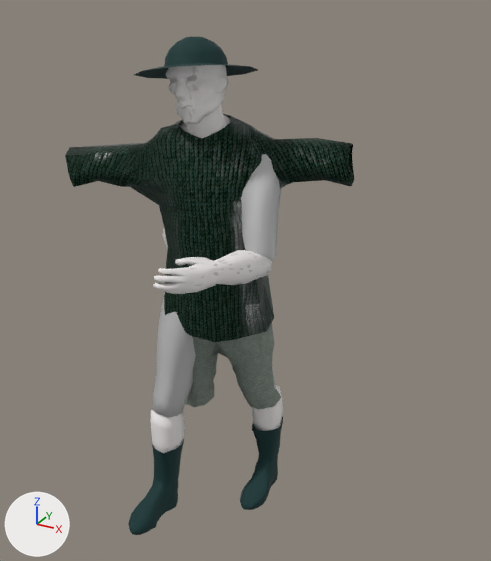
The FBX model Assets/Models/Male_Villager_4/Male_Villager_4.fbx, before and after one commit.
Camera for both pictures: a 50 mm lens placed at (1.32, -2.15, 2.12), pointed at (0.14, -0.01, 1.05). Arrows for +X, +Y and +Z are at lower left; the lights stay in place.

Objects in the first picture: 'Male_Villager4_Hat', 'Male_Villager4_Head', 'Male_Villager4_Left_Leg_Part_1', 'Male_Villager4_Pants', 'Male_Villager4_Right_Arm_Part_1', 'Male_Villager4_Right_Arm_Part_2', 'Male_Villager4_Shirt', 'Male_Villager4_Torso', 'Villager4_Left_Boot', 'Villager4_Left_Leg_Part_2', 'Villager4_Right_Boot', 'Villager4_Right_Leg_Part_2'.
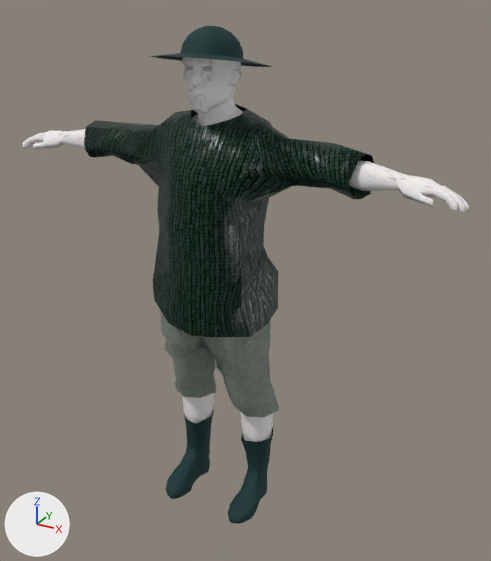
Not drawn themselves, but carrying or shaping drawn objects: ob_right_arm, ob_left_leg_part_2, ob_left_arm_part_2, ob_left_leg, ob_right_leg, ob_right_arm_part_2, ob_head, ob_left_arm, ob_torso, ob_right_leg_part_2.

Pixel boxes [x1, y1, x2, y2] of what changed, in the pictures (491 x 561 px):
'Male_Villager4_Shirt', rescaled, moved, turned
    before: [65, 114, 354, 342]
    after: [84, 104, 374, 337]
'Male_Villager4_Pants', rescaled, moved, turned
    before: [185, 323, 281, 410]
    after: [160, 310, 279, 417]
'Male_Villager4_Right_Arm_Part_2', moved, turned
    before: [153, 250, 272, 294]
    after: [349, 161, 469, 213]
'Villager4_Left_Boot', moved, turned
    before: [128, 439, 184, 535]
    after: [166, 409, 214, 499]
'Male_Villager4_Head', moved, turned
    before: [166, 65, 228, 125]
    after: [181, 57, 242, 113]
'Male_Villager4_Left_Leg_Part_1', moved, turned (not visible afterwards)
    before: [152, 291, 196, 418]
'Male_Villager4_Right_Arm_Part_1', moved, turned (not visible afterwards)
    before: [241, 154, 281, 261]
'Male_Villager4_Hat', moved, turned
    before: [134, 37, 258, 79]
    after: [151, 26, 272, 67]
'Villager4_Right_Boot', moved, turned
    before: [240, 416, 283, 510]
    after: [228, 427, 273, 524]
'Villager4_Left_Leg_Part_2', moved, turned
    before: [151, 410, 185, 453]
    after: [182, 393, 214, 424]
'Villager4_Right_Leg_Part_2', moved, turned
    before: [252, 385, 283, 431]
    after: [241, 412, 273, 442]
'Male_Villager4_Torso', moved, turned
    before: [179, 104, 230, 138]
    after: [193, 93, 243, 126]
'Male_Villager4_Left_Arm_Part_2', moved, turned
    before: [162, 228, 168, 250]
    after: [23, 129, 86, 149]
'Male_Villager4_Eyes', moved, turned
    before: [172, 75, 197, 83]
    after: [187, 66, 213, 71]
'Male_Villager4_Right_Leg_Part_1', moved, turned (not visible afterwards)
    before: [228, 358, 276, 388]

The change, as a list of edits to the scene's bpy script:
```text
Change ob_left_leg:
    ob_left_leg.rotation_euler: (-0.393, 0.0, 0.0) -> (0.0, 0.0, 0.0)  # degrees (-23, 0, 0) -> degrees (0, 0, 0)
    ob_left_leg.location: (-28.01, 94.21, 3.854) -> (-28.01, 97.37, 0.171)
Change ob_left_leg_part_2:
    ob_left_leg_part_2.rotation_euler: (0.316, 0.0, 0.0) -> (0.0, 0.0, 0.0)  # degrees (18, 0, 0) -> degrees (0, 0, 0)
    ob_left_leg_part_2.location: (0.0, -50.17, -5.565) -> (0.0, -51.69, -6.058)
Change ob_right_leg:
    ob_right_leg.rotation_euler: (0.133, 0.0, 0.0) -> (0.0, 0.0, 0.0)  # degrees (7.6, 0, 0) -> degrees (0, 0, 0)
    ob_right_leg.location: (28.01, 94.21, -3.106) -> (28.01, 97.37, 0.171)
Change ob_male_villager4_shirt:
    ob_male_villager4_shirt.scale: (1.0, 1.0, 1.0) -> (1.09, 1.0, 1.18)
Change ob_torso:
    ob_torso.rotation_euler: (0.0772, 0.364, 0.0546) -> (0.0, 0.0, 0.0)  # degrees (4.4, 21, 3.1) -> degrees (0, 0, 0)
    ob_torso.location: (0.0, 116.6, 1.19) -> (0.0, 119.8, 0.0)
Change ob_head:
    ob_head.rotation_euler: (0.0, 0.0, 0.148) -> (0.0, 0.0, 0.0)  # degrees (0, 0, 8.5) -> degrees (0, 0, 0)
    ob_head.location: (-1.759, 177.7, 6.074) -> (0.0, 180.8, 0.0)
Change ob_right_arm:
    ob_right_arm.rotation_euler: (-0.0735, -0.494, -1.319) -> (0.0, 0.0, 0.0)  # degrees (-4.2, -28, -76) -> degrees (0, 0, 0)
    ob_right_arm.location: (16.4, 145.4, 3.256) -> (18.68, 149.9, 0.171)
Change ob_left_arm:
    ob_left_arm.rotation_euler: (0.0533, -0.509, 1.287) -> (0.0, 0.0, 0.0)  # degrees (3.1, -29, 74) -> degrees (0, 0, 0)
    ob_left_arm.location: (-18.68, 143.5, 3.256) -> (-18.68, 149.9, 0.171)
Change ob_right_leg_part_2:
    ob_right_leg_part_2.rotation_euler: (-0.101, 0.0, 0.0) -> (0.0, 0.0, 0.0)  # degrees (-5.8, 0, 0) -> degrees (0, 0, 0)
    ob_right_leg_part_2.location: (0.0, -50.17, -5.565) -> (0.0, -51.69, -6.058)
Change ob_right_arm_part_2:
    ob_right_arm_part_2.rotation_euler: (0.428, -1.059, -0.492) -> (0.0, 0.0, 0.0)  # degrees (25, -61, -28) -> degrees (0, 0, 0)
    ob_right_arm_part_2.location: (29.52, 2.735, -4.56) -> (29.52, 1.132, -4.56)
Change ob_left_arm_part_2:
    ob_left_arm_part_2.location: (-29.65, 3.014, -4.56) -> (-29.65, 1.412, -4.56)
```
